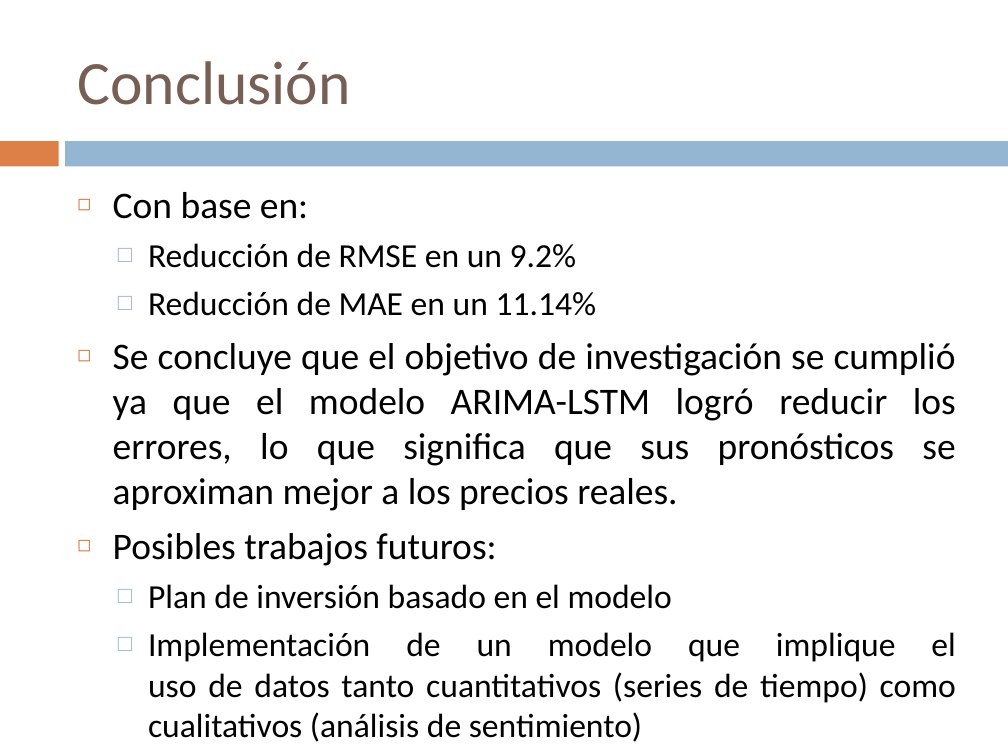
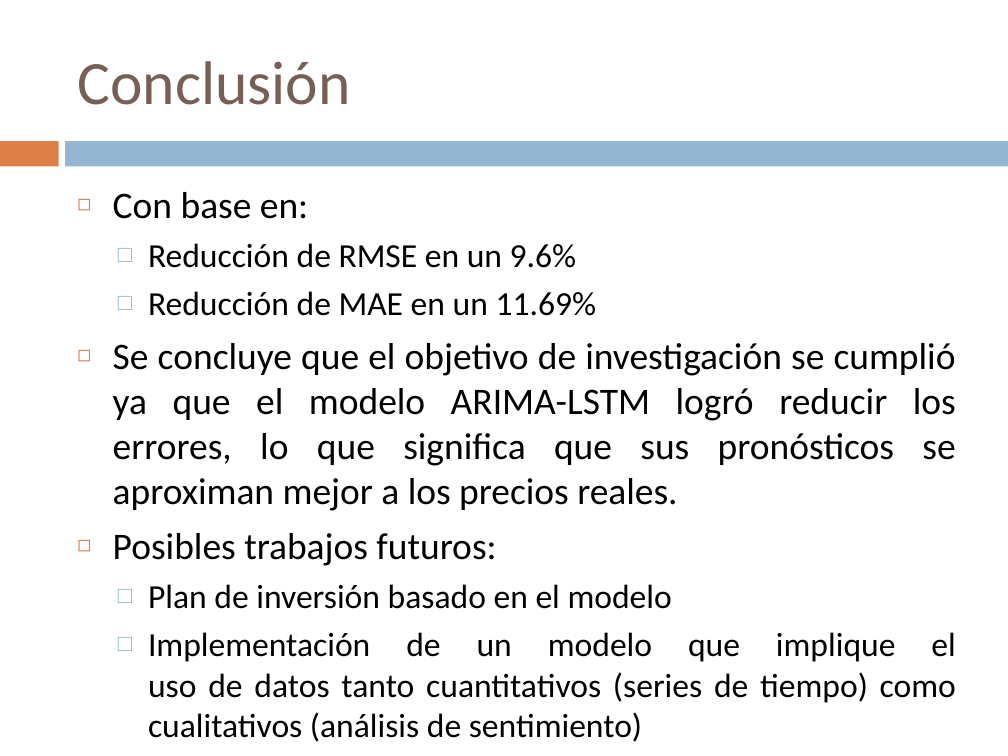
Before and after one commit to maci2233/Artificial_Intelligence, a slide deck: slide 13 of machine_learning/Regression/bitcoin_price_forecast/presentacion_final/presentacion.pptx. Drawn at 1008x756 pixels with LibreOffice and Linux fonts; fonts in the diff are those of the drawing. Boxes give left, top, right and bottom in pixels: in the first picture for what was removed or moved away, otherwise in the second. Text is boxed around its words. In the diff, an @@ line names an element or a change of style, - is before the commit and + after.

```diff
--- a/machine_learning/Regression/bitcoin_price_forecast/presentacion_final/presentacion.pptx
+++ b/machine_learning/Regression/bitcoin_price_forecast/presentacion_final/presentacion.pptx
@@ text at box(148, 243, 597, 316): text changed @@
-  □ Reducción de RMSE en un 9.2%
-  □ Reducción de MAE en un 11.14%
+  □ Reducción de RMSE en un 9.6%
+  □ Reducción de MAE en un 11.69%
```
Also in this commit, not shown: 1 other slide changed, 11 other files.
